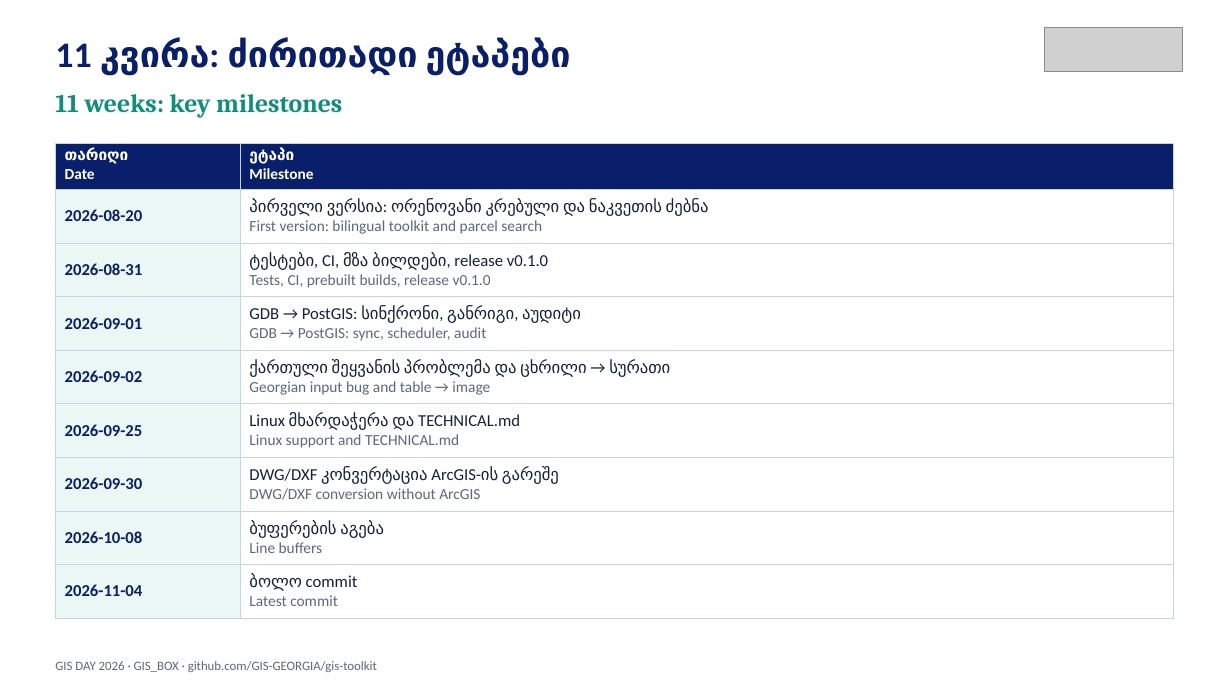
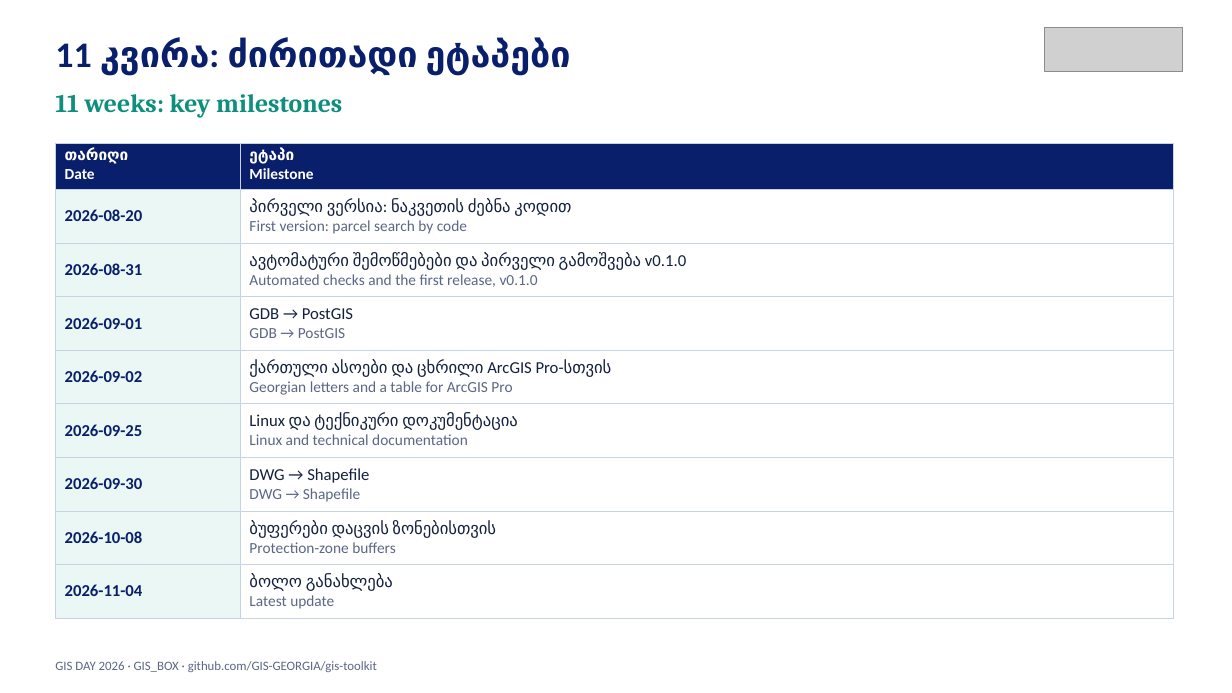
Before and after one commit to GIS-Edu-Georgia/gis-day, a slide deck: slide 5 of downloads/GIS_BOX_AI_PRESENTATION.pptx (slide 3 before the commit). Drawn at 1232x693 pixels with LibreOffice and Linux fonts; fonts in the diff are those of the drawing; grey boxes stand for pictures. Boxes give left, top, right and bottom in pixels: in the first picture for what was removed or moved away, otherwise in the second. Text is boxed around its words. In the diff, an @@ line names an element or a change of style, - is before the commit and + after.

```diff
--- a/downloads/GIS_BOX_AI_PRESENTATION.pptx
+++ b/downloads/GIS_BOX_AI_PRESENTATION.pptx
@@ table at [55,143,1174,613] @@
-row 2, column 2: პირველი ვერსია: ორენოვანი კრებული და ნაკვეთის ძებნა / First version: bilingual toolkit and parcel search
+row 2, column 2: პირველი ვერსია: ნაკვეთის ძებნა კოდით / First version: parcel search by code
-row 3, column 2: ტესტები, CI, მზა ბილდები, release v0.1.0 / Tests, CI, prebuilt builds, release v0.1.0
+row 3, column 2: ავტომატური შემოწმებები და პირველი გამოშვება v0.1.0 / Automated checks and the first release, v0.1.0
-row 4, column 2: GDB → PostGIS: სინქრონი, განრიგი, აუდიტი / GDB → PostGIS: sync, scheduler, audit
+row 4, column 2: GDB → PostGIS / GDB → PostGIS
-row 5, column 2: ქართული შეყვანის პრობლემა და ცხრილი → სურათი / Georgian input bug and table → image
+row 5, column 2: ქართული ასოები და ცხრილი ArcGIS Pro-სთვის / Georgian letters and a table for ArcGIS Pro
-row 6, column 2: Linux მხარდაჭერა და TECHNICAL.md / Linux support and TECHNICAL.md
+row 6, column 2: Linux და ტექნიკური დოკუმენტაცია / Linux and technical documentation
-row 7, column 2: DWG/DXF კონვერტაცია ArcGIS-ის გარეშე / DWG/DXF conversion without ArcGIS
+row 7, column 2: DWG → Shapefile / DWG → Shapefile
-row 8, column 2: ბუფერების აგება / Line buffers
+row 8, column 2: ბუფერები დაცვის ზონებისთვის / Protection-zone buffers
-row 9, column 2: ბოლო commit / Latest commit
+row 9, column 2: ბოლო განახლება / Latest update
```
Also in this commit, not shown: 10 other slides changed, 4 slides added, 3 slides removed, 13 other files.
